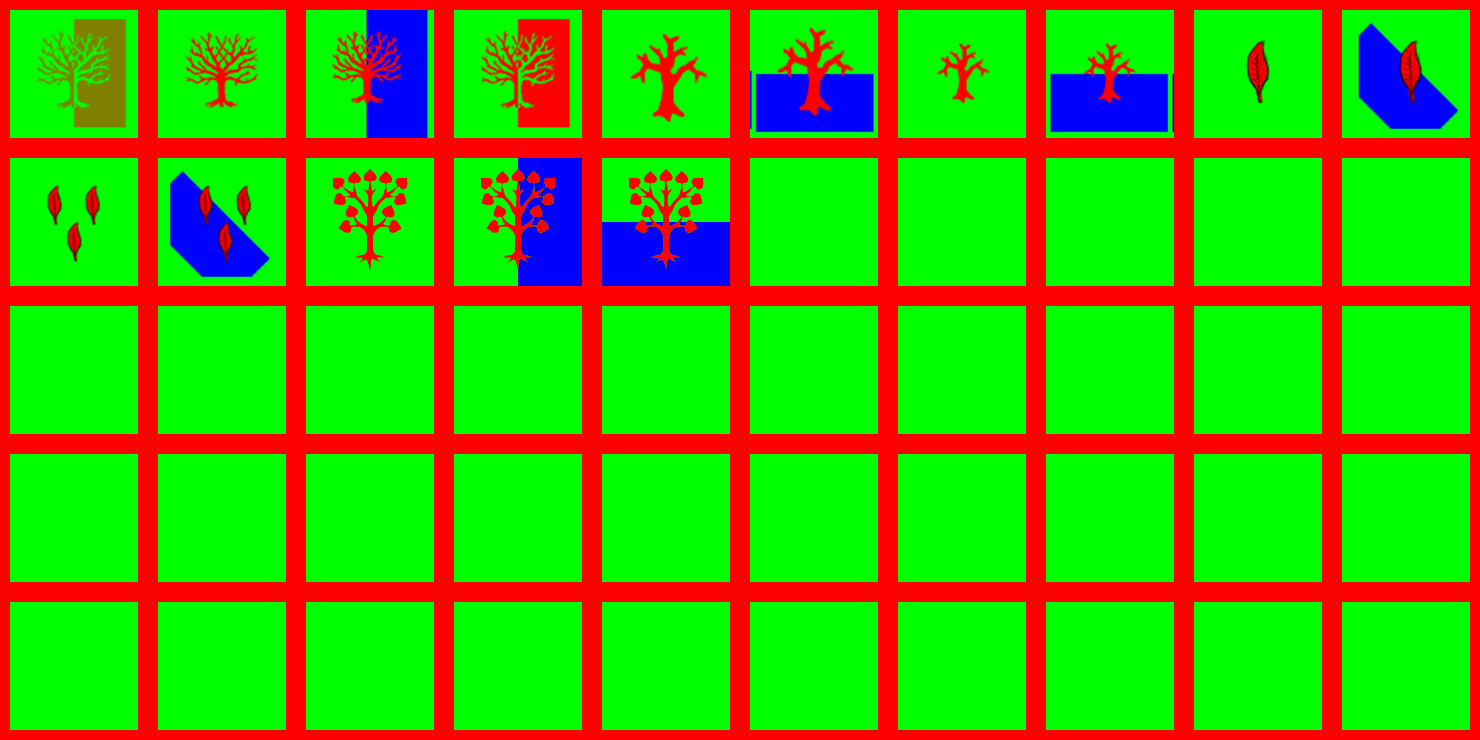
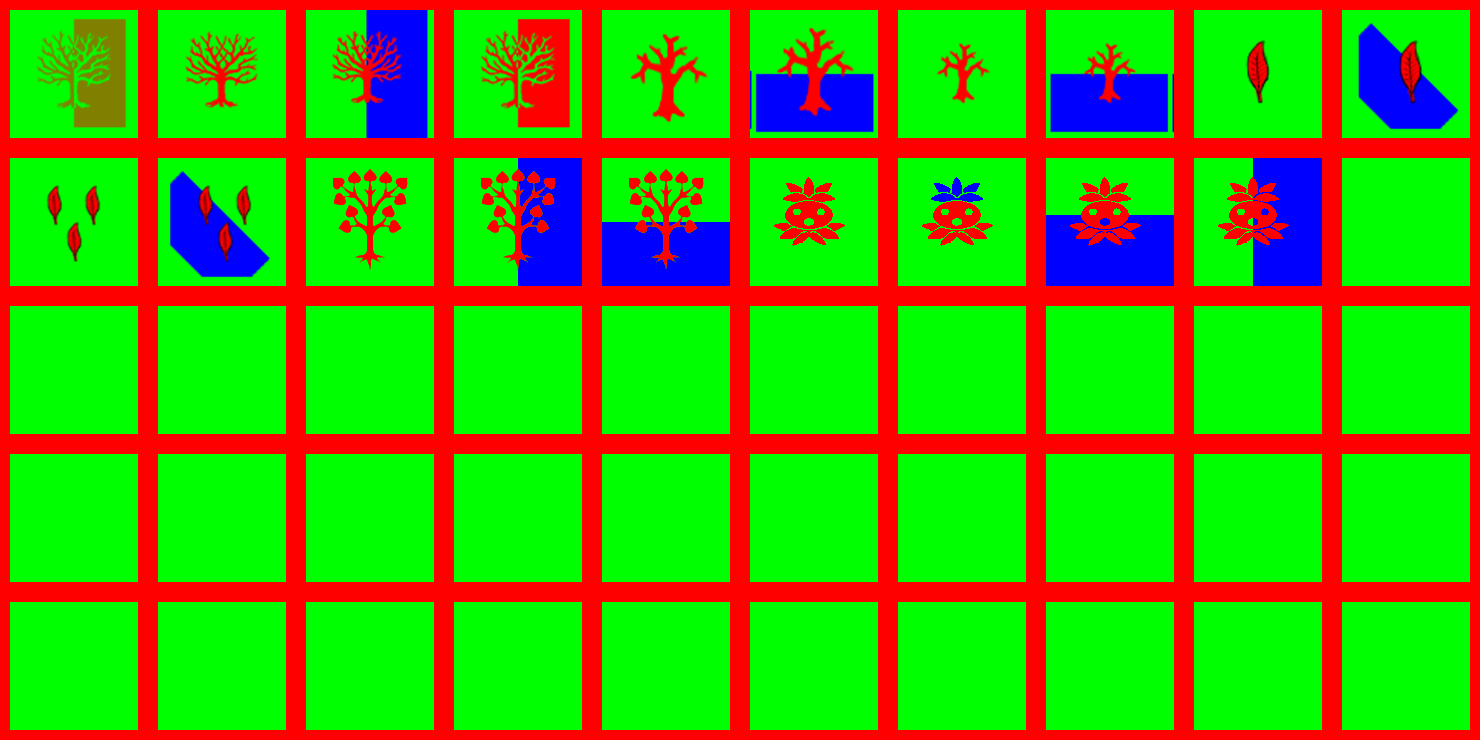
Revision of a layered 1480px x 740px image; what changed, layer by layer:
added layer "Layer 49" above "Layer 48" over [1046, 177, 1174, 286]
added layer "Layer 48" above "Layer 47" over [1218, 158, 1322, 286]
added layer "Layer 47" above "Layer 46" over [774, 177, 845, 246]
added layer "Layer 46" above "Layer 43" over [922, 177, 993, 246]
